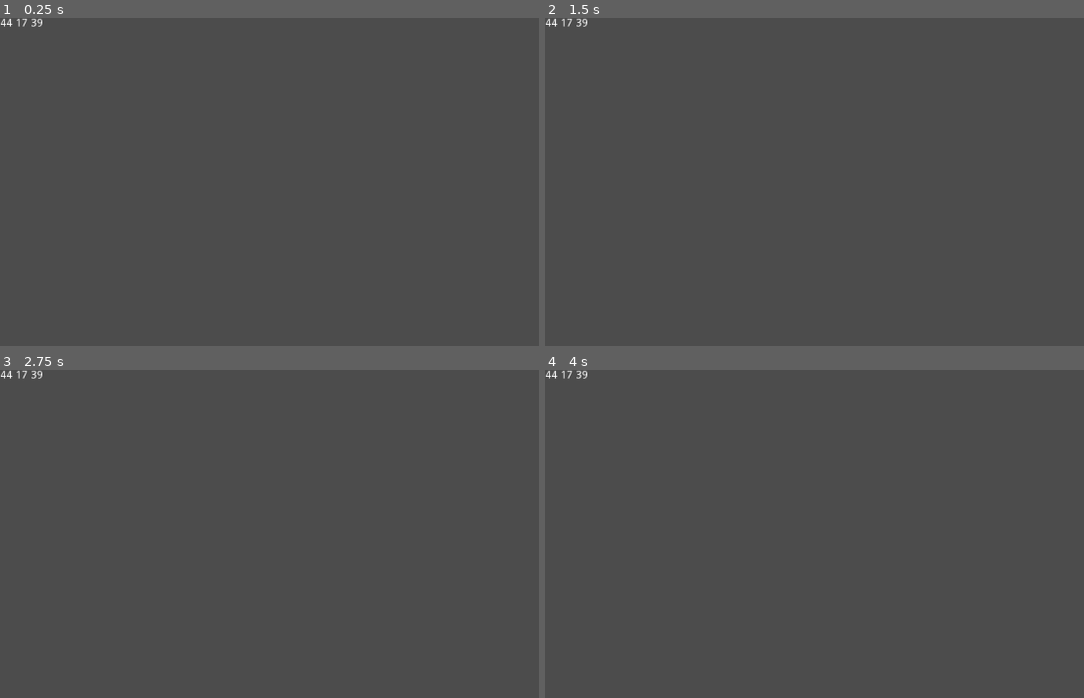
Above: before the commit, frames 1-4 (two rows, left to right).
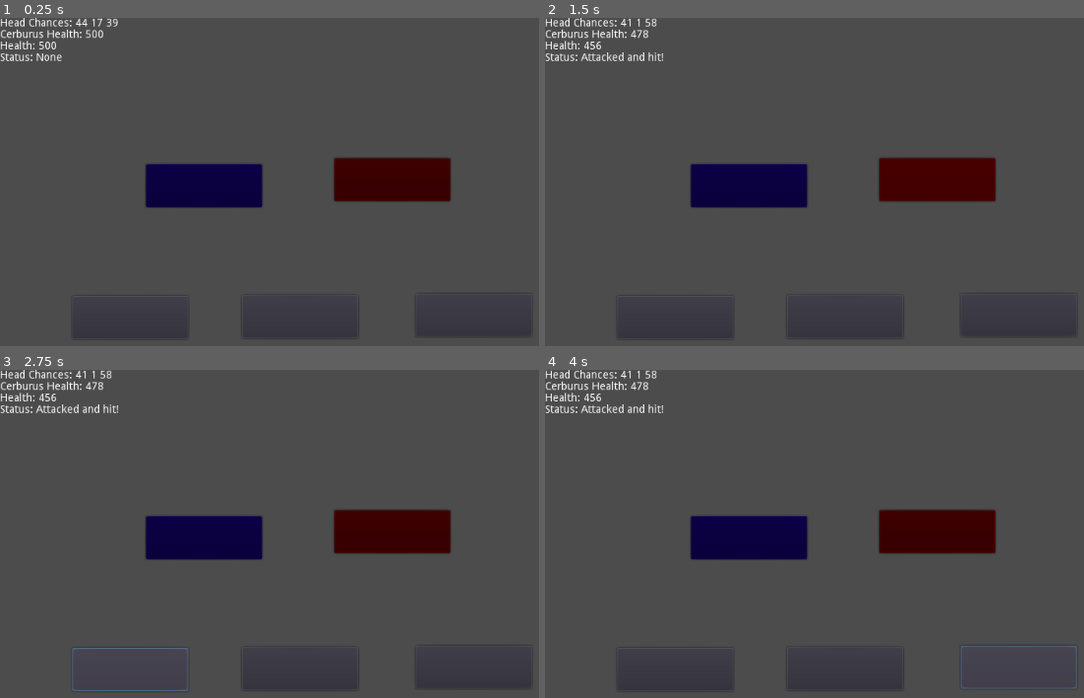
Above: after the commit, the same moments.

Repository: OneTachi/mini-jam-pumpkin
Game: Godot game, scene res://World/World.tscn
Two runs of this game, one before a commit and one after it. Both use one fixed random seed, a clock stepped at 60 frames per second and the inputs below.
Inputs (mouse positions are in pixels of both pictures, inside the frame that each line leads up to):
- Up to frame 1 (0.25 s): no input
- Up to frame 2 (1.5 s): click (749, 185) at 0.52 s; click (938, 178) at 1.27 s
- Up to frame 3 (2.75 s): click (129, 668) at 2.02 s
- Up to frame 4 (4 s): click (846, 668) at 2.77 s; click (1019, 668) at 3.52 s

The runs differ from the first frame. In frame 1, 6.7% of the frame differs, in the area x 0-84%, y 0-98%; in frame 2, 6.8%; in frame 3, 6.9%; in frame 4, 6.9%, in the area x 0-99%, y 0-98%.

Commit message:
create basic gameplay

Diff:
--- a/Cerberus/Cerburus.gd
+++ b/Cerberus/Cerburus.gd
@@ -4,7 +4,8 @@
 var total_chance
 
 var stats = {
-	'health': 1000
+	'health': 500,
+	'base_dmg': 20,
 }
 
 
--- a/Player/player.gd
+++ b/Player/player.gd
@@ -2,6 +2,9 @@
 
 signal done_turn(type, option)
 onready var parent_node = get_node('/root/World')
+
+var type_of_attack = null
+var head_input = null
 
 var stats = {
 	'health': 500,
@@ -16,3 +19,26 @@
 		return
 
 	emit_signal('done_turn', 'guard', option)
+
+
+func input_manager(option, number = head_input):
+	type_of_attack = option
+	head_input = number
+
+	if (type_of_attack != null && head_input != null) || (type_of_attack == 'attack'):
+		parent_node.turn_manager(type_of_attack, head_input)
+		type_of_attack = null
+		head_input = null
+
+
+#Inputs
+func guard_input():
+	input_manager('guard')
+func attack_input():
+	input_manager('attack')
+func head_one_input():
+	input_manager(type_of_attack, 'first')
+func head_two_input():
+	input_manager(type_of_attack, 'second')
+func head_three_input():
+	input_manager(type_of_attack, 'third')
--- a/World/World.gd
+++ b/World/World.gd
@@ -7,6 +7,7 @@
 var cerb_return
 var cerb_att
 var hasCerbDoneTurn = false
+var text_status
 
 enum {
 	guard,
@@ -16,35 +17,42 @@
 var playerInput
 
 func _ready():
-	do_cerb_turn()
+	do_cerb_turn('None')
 
 func turn_manager(type, option):
 	playerInput = type
+	#print(str(option) + ' ' + str(cerb_att))
+	match playerInput:
+		'guard':
+			if option == cerb_att:
+				take_heal(player, 50, 25, 1)
+				take_damage(cerb, 20, player.stats.base_dmg, 2)
+				text_status = 'Guarded!'
+			else:
+				take_damage(player, 60, cerb.stats.base_dmg, 1)
+				text_status = 'Missed Guard...'
 
-	match playerInput:
+		'attack':
+			take_damage(cerb, 10, player.stats.base_dmg,1)
+			take_damage(player, 30, cerb.stats.base_dmg, 1)
+			text_status = "Attacked and hit!"
+	do_cerb_turn(text_status)
 
-		guard:
-			if option == cerb_att:
-				player.stats.health += randomizeFunction(50, 25, 1)
-				cerb.stats.health -= randomizeFunction(20, player.stats.base_dmg, 2)
-				do_cerb_turn()
-
-		attack:
-			pass
-
-func do_cerb_turn():
+func do_cerb_turn(status):
 	cerb_return = cerb.do_turn()
 	cerb_att = cerb_return[0]
-	print([cerb_return])
-	hasCerbDoneTurn = true
 
 	#TODO Put tagios
-	chance_text.parse_bbcode(str(cerb_return[1]) + ' ' + str(cerb_return[2]) + ' ' + str(cerb_return[3]))
+	chance_text.parse_bbcode('Head Chances: ' + str(cerb_return[1]) + ' '
+	+ str(cerb_return[2]) + ' ' + str(cerb_return[3]) +
+	 '\nCerburus Health: ' + str(cerb.stats.health) + '\nHealth: '
+	+ str(player.stats.health) + '\nStatus: ' + str(status))
 
-func do_player_turn():
-	if hasCerbDoneTurn == false:
-		do_cerb_turn()
+func do_player_turn(option, number):
+	turn_manager(option, number)
 
+func take_damage(who, iRange, base, multiplier):
+	who.stats.health -= (randi() % iRange + base) * multiplier
 
-func randomizeFunction(iRange, base, multiplier):
-	return ((randi() % iRange + base) * multiplier)
+func take_heal(who, iRange, base, multiplier):
+	who.stats.health += (randi() % iRange + base) * multiplier
--- a/World/World.tscn
+++ b/World/World.tscn
@@ -10,15 +10,67 @@
 [node name="Player" type="Node2D" parent="."]
 script = ExtResource( 1 )
 
+[node name="Button" type="Button" parent="Player"]
+modulate = Color( 0.196078, 0, 0.968627, 1 )
+margin_left = 190.0
+margin_top = 191.0
+margin_right = 341.0
+margin_bottom = 247.0
+__meta__ = {
+"_edit_use_anchors_": false
+}
+
+[node name="Button2" type="Button" parent="Player"]
+modulate = Color( 1, 0, 0, 1 )
+margin_left = 435.0
+margin_top = 183.0
+margin_right = 586.0
+margin_bottom = 239.0
+__meta__ = {
+"_edit_use_anchors_": false
+}
+
+[node name="Button3" type="Button" parent="Player"]
+margin_left = 94.0
+margin_top = 363.0
+margin_right = 245.0
+margin_bottom = 419.0
+__meta__ = {
+"_edit_use_anchors_": false
+}
+
+[node name="Button4" type="Button" parent="Player"]
+margin_left = 315.0
+margin_top = 362.0
+margin_right = 466.0
+margin_bottom = 418.0
+__meta__ = {
+"_edit_use_anchors_": false
+}
+
+[node name="Button5" type="Button" parent="Player"]
+margin_left = 541.0
+margin_top = 360.0
+margin_right = 692.0
+margin_bottom = 416.0
+__meta__ = {
+"_edit_use_anchors_": false
+}
+
 [node name="Cerb" type="KinematicBody2D" parent="."]
 script = ExtResource( 2 )
 
 [node name="Chances" type="RichTextLabel" parent="Cerb"]
 margin_right = 221.0
-margin_bottom = 59.0
+margin_bottom = 134.0
 bbcode_enabled = true
 bbcode_text = "[color=red]HI![/color]"
 text = "HI!"
 __meta__ = {
 "_edit_use_anchors_": false
 }
+[connection signal="pressed" from="Player/Button" to="Player" method="guard_input"]
+[connection signal="pressed" from="Player/Button2" to="Player" method="attack_input"]
+[connection signal="pressed" from="Player/Button3" to="Player" method="head_one_input"]
+[connection signal="pressed" from="Player/Button4" to="Player" method="head_two_input"]
+[connection signal="pressed" from="Player/Button5" to="Player" method="head_three_input"]
